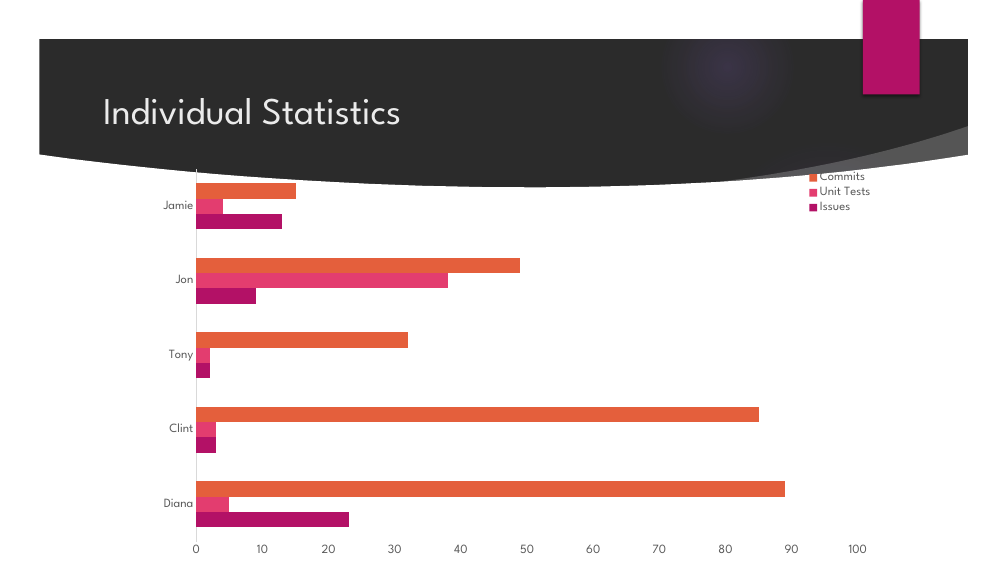
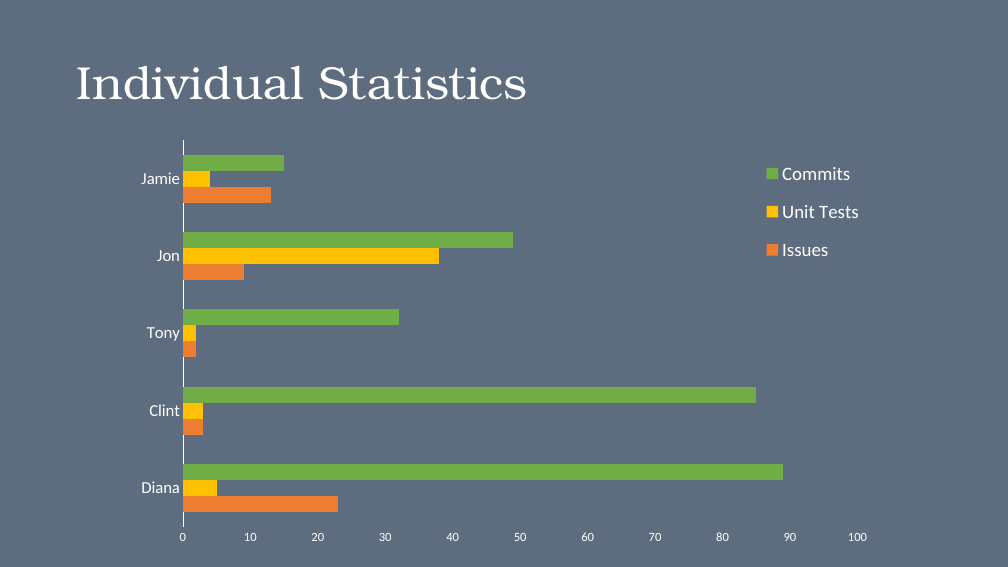
Before and after one commit to dianaruth/cs373-idb, a slide deck: slide 10 of swewars.pptx. Drawn at 1008x567 pixels with LibreOffice and Linux fonts; fonts in the diff are those of the drawing; background and template pictures are left out; a plain dark background stands for a picture behind light text. Boxes give left, top, right and bottom in pixels: in the first picture for what was removed or moved away, otherwise in the second. Text is boxed around its words. In the diff, an @@ line names an element or a change of style, - is before the commit and + after.

Commit message:
ppt changes

```diff
--- a/swewars.pptx
+++ b/swewars.pptx
@@ background picture (left out) to #5D6C7F @@
@@ group removed at (x1=0, y1=0, x2=1008, y2=567): 5 ellipses, 3 freeform shapes @@
@@ rectangle removed at (x1=863, y1=0, x2=920, y2=95) @@
@@ title "Individual Statistics" moved from (x1=103, y1=98, x2=401, y2=125) to (x1=77, y1=66, x2=528, y2=100) @@
@@ title "Individual Statistics" at (x1=77, y1=66, x2=528, y2=100): size 36 to 44 pt, font League Spartan to TeX Gyre Bonum, text colour #EBEBEB to #FFFFFF; line spacing 1 to 0.9 @@
@@ bar chart at (x1=126, y1=140, x2=875, y2=554) @@
@@ colour of Issues #B31166 to #ED7D31 @@
@@ colour of Unit Tests #E33D6F to #FFC000 @@
@@ colour of Commits #E45F3C to #70AD47 @@
@@ legend changed @@
@@ category axis changed @@
@@ value axis changed @@
@@ lettering changed @@
@@ bar chart resized from (x1=140, y1=169, x2=875, y2=567) to (x1=126, y1=140, x2=875, y2=554) @@
```
Also in this commit, not shown: 11 other slides changed, 1 slide added, 1 slide removed.
